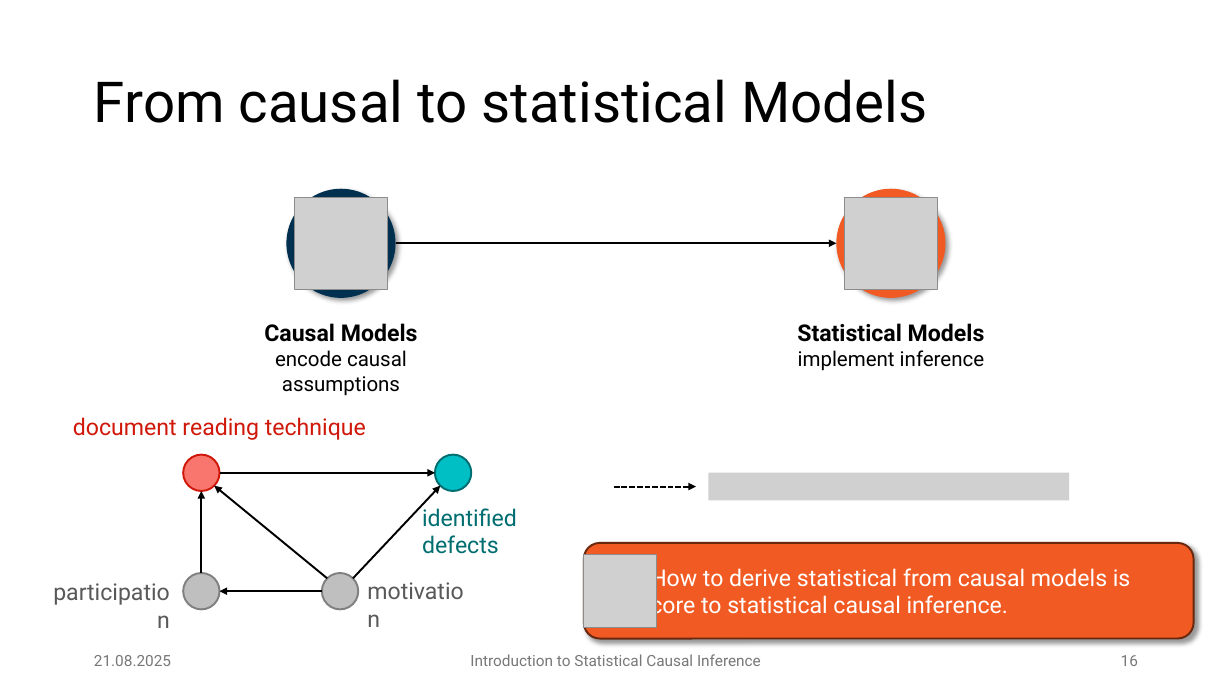
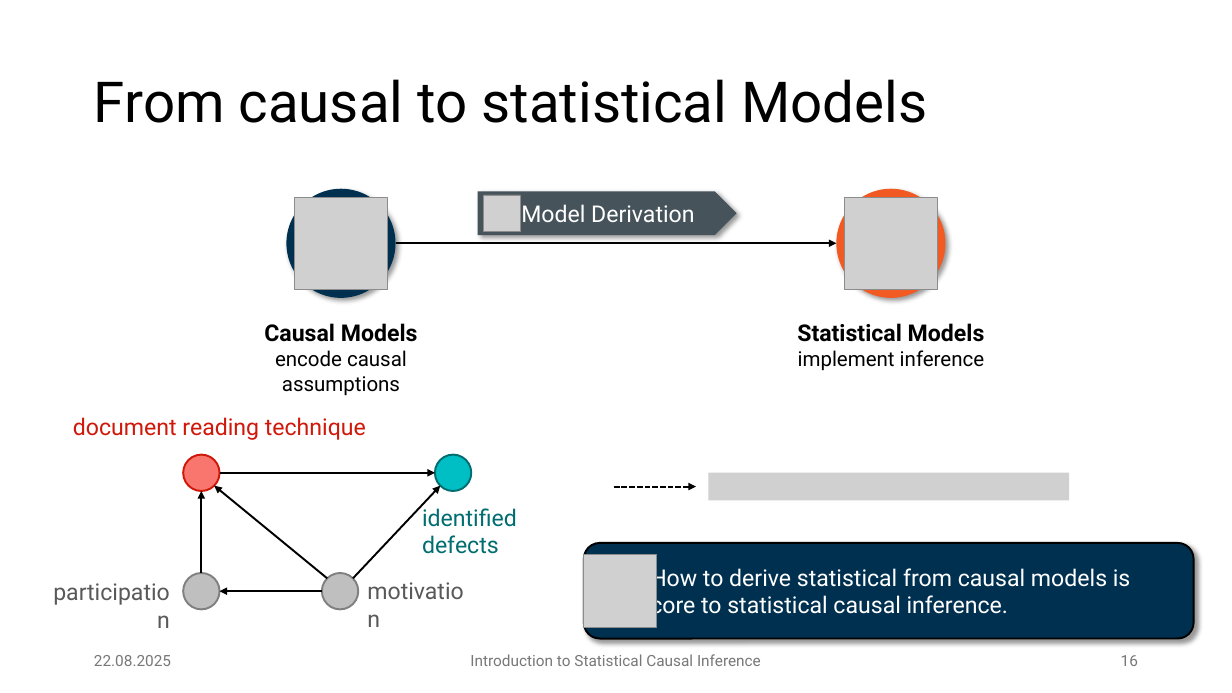
Before and after one commit to JulianFrattini/bda4sci, a slide deck: slide 16 of version2/slides/intro-sci.pptx. Drawn at 1232x693 pixels with LibreOffice and Linux fonts; fonts in the diff are those of the drawing; grey boxes stand for pictures; background and template pictures are left out. Boxes give left, top, right and bottom in pixels: in the first picture for what was removed or moved away, otherwise in the second. Text is boxed around its words. In the diff, an @@ line names an element or a change of style, - is before the commit and + after.

```diff
--- a/version2/slides/intro-sci.pptx
+++ b/version2/slides/intro-sci.pptx
@@ pentagon arrow added at <box>478,191,737,235</box>, fill #46535C, 18 pt, text #FFFFFF @@
+Model Derivation
@@ picture added at <box>483,195,519,231</box> @@
@@ rounded rectangle "How to derive statistical from ..." at <box>584,543,1194,640</box>: fill #F15A22 to #003050; outline #6A270F 1.5 pt to #000000 1.5 pt @@
@@ text at <box>94,655,171,666</box>: text changed @@
-21.08.2025
+22.08.2025
```
Also in this commit, not shown: 47 other slides changed, 7 slides added, 1 slide removed, 7 other files.
